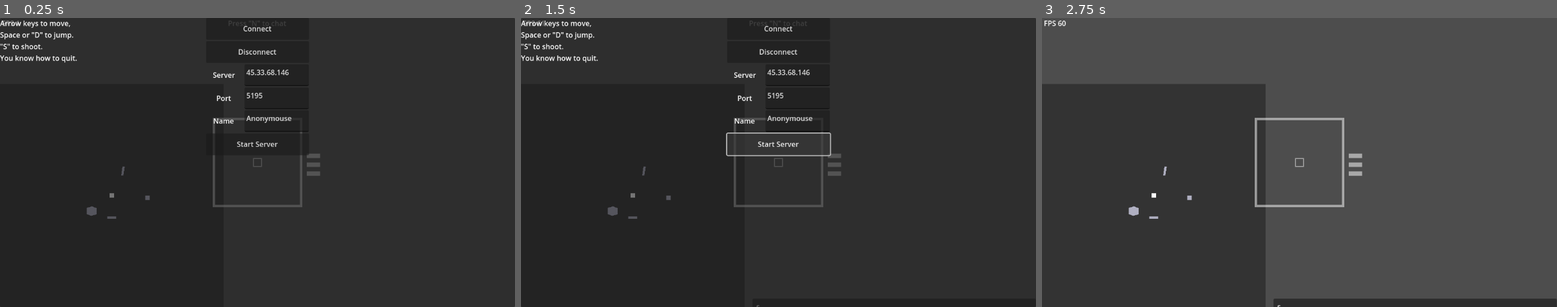
Above: before the commit, frames 1-3 (left to right).
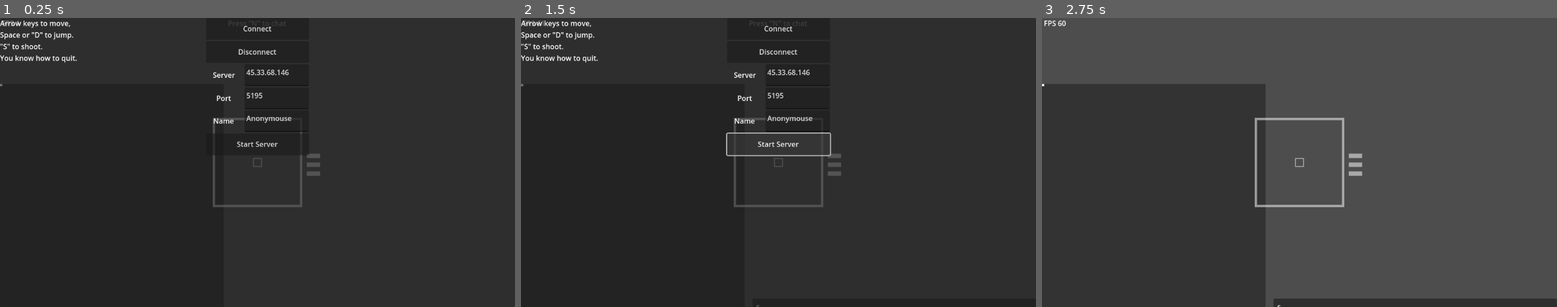
Above: after the commit, the same moments.

Repository: Gabooot/rebuild
Game: Godot game, scene res://game.tscn
Same seed, same stepped clock (60 frames per second), same inputs: the game is played once before the commit and once after it.
Inputs:
- Up to frame 1 (0.25 s): no input
- Up to frame 2 (1.5 s): tap N (toggle_all_chat) at 0.5 s; hold Right (turn_right) 0.53-1.25 s; hold Space (jump) 0.53-1.25 s; tap S (shoot) at 0.6 s; click "Start Server" at 1.25 s
- Up to frame 3 (2.75 s): click "Connect" at 2 s

The runs differ from the first frame. In frame 1, 0.1% of the frame differs, in the area x 0-30%, y 22-70%; in frame 2, 0.1%; in frame 3, 0.1%.
Error after the commit: Parse Error: Static function "space_flush_queries()" not found in base "GDScriptNativeClass". (res://base.gd:100)

Commit message:
experimental build with manual physics steps

Diff:
--- a/Flag.gd
+++ b/Flag.gd
@@ -10,7 +10,7 @@
 # TODO Watch this space, controllable physics speed is probably useful
 const PHYSICS_DELTA = 0.01666666
 
-var reload_time_msec = 3000
+var reload_time_tick : int = 120
 var acceleration : float = 100.0
 var tank : TankInterface
 
@@ -19,8 +19,9 @@
 	tank.flag = self
 
 func simulate() -> void:
+
 	if self.tank.is_shooting:
-		self.shoot(true)
+		self.shoot()
 	else:
 		pass
 
@@ -31,24 +32,11 @@
 
 	self.rotate_from_input()
 	self.move_from_input()
+	self._update_shot_timers()
+
 	self.tank.is_shooting = false
 	self.tank.is_jumping = false
 
-func run_input_from_client(input : OrderedInput, server_shots_only=false) -> void:
-	assert(input is PlayerInput, "Error: trying to run server output on server tank")
-
-	if input.shot_fired and (not server_shots_only):
-		#print("shooting on server")
-		var shot = self.shoot()
-		if shot:
-			#shot.add_child(StateManager.new(shot,["global_position", "velocity", "rotation"],input.order))
-			input.shot_fired = false
-			tank.shot_fired = true
-	else:
-		tank.shot_fired = false
-
-	self.rotate_from_input()
-	self.move_from_input()
 
 func rotate_from_input() -> void:
 	if tank.is_on_floor():
@@ -95,14 +83,22 @@
 
 # Shoot a bullet
 func shoot(force:bool=false,start_transform:Transform3D=tank.global_transform, start_velocity:Vector3=tank.velocity) -> Variant:
-	if ((Time.get_ticks_msec() - tank.shot_timers[0]) > reload_time_msec) or force:
+	if (tank.shot_timers[0] < 1) or force:
 		tank.shot_timers.pop_front()
-		tank.shot_timers.append(Time.get_ticks_msec())
+		tank.shot_timers.append(self.reload_time_tick)
 		var bullet = preload("res://bullet.tscn")
 		var shot = bullet.instantiate()
-		shot.position = start_transform.origin - (start_transform.basis.z * 1.1)
+		shot.position = start_transform.origin - (start_transform.basis.z * 1.2)
 		shot.velocity = Vector3(start_velocity.x, 0.0, start_velocity.z) + (-start_transform.basis.z * shot.SPEED)
 		tank.game_controller.add_child(shot)
 		return shot
 	else:
+		#print("Shot Timers: ", tank.shot_timers)
 		return null
+
+
+func _update_shot_timers() -> void:
+	#print("Tank shot timers: ", tank.shot_timers)
+	for i in range(len(tank.shot_timers)):
+		if tank.shot_timers[i] > 0:
+			tank.shot_timers[i] = tank.shot_timers[i] - 1
--- /dev/null
+++ b/FlagPole.gd
@@ -0,0 +1,14 @@
+extends Node3D
+class_name FlagPole
+
+var tank : TankInterface
+var flag : StringName
+@onready var detector : HackyArea3D = HackyArea3D.new(7)
+# Called when the node enters the scene tree for the first time.
+func _ready():
+	pass # Replace with function body.
+
+
+# Called every frame. 'delta' is the elapsed time since the previous frame.
+func _process(delta):
+	pass
--- /dev/null
+++ b/FlagPole.tscn
@@ -0,0 +1,13 @@
+[gd_scene load_steps=3 format=3 uid="uid://3apeqdxva1yq"]
+
+[ext_resource type="PackedScene" uid="uid://jmx5xgu0ba31" path="res://art/uploads_files_4615359_untitled.6+blend.glb" id="1_y6sg3"]
+[ext_resource type="Script" path="res://FlagPole.gd" id="2_ufsm5"]
+
+[node name="FlagPole" instance=ExtResource("1_y6sg3")]
+script = ExtResource("2_ufsm5")
+
+[node name="Plane" parent="." index="0"]
+transform = Transform3D(1.78247, 0, 0, 0, -0.00278819, -0.999996, 0, 0.999996, -0.00278819, 1.82, 2, 0)
+
+[node name="Cylinder" parent="." index="1"]
+transform = Transform3D(0.05, 0, 0, 0, 3, 0, 0, 0, 0.05, 0, 0, 0)
--- a/HackyArea3D.gd
+++ b/HackyArea3D.gd
@@ -11,9 +11,8 @@
 
 # Called when the node enters the scene tree for the first time.
 func _ready():
-	#game_manager.establish_state.connect(_on_establish_state)
+	game_manager.restore.connect(_on_restore)
 	self.target_position = Vector3(0,0,0)
-	print()
 
 
 func _on_establish_state() -> void:
@@ -24,5 +23,9 @@
 	#print("Overlapping bodies: ", self.overlapping_bodies)
 
 func get_overlapping_bodies() -> Array[Node3D]:
+	self.force_update_transform()
 	_on_establish_state()
 	return self.overlapping_bodies.duplicate()
+
+func _on_restore(_tick) -> void:
+	self.force_update_transform()
--- a/NetworkObjects.gd
+++ b/NetworkObjects.gd
@@ -9,13 +9,13 @@
 	match object_name:
 		"tank":
 			object = preload("res://tank.tscn").instantiate()
-			state_manager = StateManager.new(object, ["is_shooting", "is_jumping", "global_transform", "velocity", "angular_velocity", "speed_input", "steering_input", "engine_speed", "id"])
+			state_manager = StateManager.new(object, ["is_shooting", "is_jumping", "global_transform", "velocity", "angular_velocity", "speed_input", "steering_input", "engine_speed", "shot_timers", "id"])
 		"bullet":
 			object = preload("res://bullet.tscn").instantiate()
 			state_manager = StateManager.new(object, ["velocity", "global_transform"])
 		"player":
 			object = preload("res://player.tscn").instantiate()
-			state_manager = StateManager.new(object, ["is_shooting", "is_jumping", "global_transform", "velocity", "angular_velocity", "speed_input", "steering_input", "engine_speed"])
+			state_manager = StateManager.new(object, ["is_shooting", "is_jumping", "global_transform", "velocity", "angular_velocity", "speed_input", "steering_input", "engine_speed", "shot_timers"])
 
 	match networking_type:
 		"server":
--- a/PlayerClientInterface.gd
+++ b/PlayerClientInterface.gd
@@ -5,6 +5,7 @@
 var input_tracker : Node
 var unused_states : Dictionary = {}
 var input_stream : Dictionary = {}
+
 
 # Called when the node enters the scene tree for the first time.
 func _ready():
@@ -33,6 +34,7 @@
 		var next_state = unused_states.get(active_tick + 1)
 		if next_state:
 			state_manager.set_state(next_state)
+			victim.force_update_transform()
 		else:
 			pass
 
@@ -56,12 +58,13 @@
 		rotation_diff += (2 * PI)
 
 	var position_diff = (input_tracker.global_position - victim.global_position).length()
-	#print("Position diff: ", position_diff)
+
 	if (position_diff > 1.0) or (rotation_diff > 0.3):
-		print("Snapping to server")
 		input_tracker.global_transform = victim.global_transform
 		input_tracker.velocity = victim.velocity
-	elif (rotation_diff >  0.001):#input_tracker.MIN_ANGLE_TO_INTERPOLATE):
+		input_tracker.angular_velocity = victim.angular_velocity
+
+	if (rotation_diff >  0.001):#input_tracker.MIN_ANGLE_TO_INTERPOLATE):
 		self._correct_transform(0.004, rotation_diff)
 	elif (position_diff > 0.001):#self.MIN_DISTANCE_TO_INTERPOLATE):
 		self._correct_transform(0.004, position_diff)
--- a/StateManager.gd
+++ b/StateManager.gd
@@ -24,12 +24,14 @@
 
 
 func _restore(tick_num : int) -> void:
+
 	if tick_num <= start_tick:
-		#print("Restoring to: ", tick_num, " Starting tick: ", start_tick)
 		victim.queue_free()
 		return
 	elif tick_num in state_dictionary:
 		set_state(state_dictionary[tick_num])
+		if "global_transform" in managed_states:
+			victim.force_update_transform()
 	else:
 		pass
 		'''var i = start_tick
--- a/TankInterface.gd
+++ b/TankInterface.gd
@@ -24,3 +24,6 @@
 
 func simulate() -> void:
 	flag.simulate()
+	if self.name == "sever_tracker":
+		print("tank position: ", self.global_position, " active tick ", game_controller.active_tick, " current tick ", game_controller.current_tick)
+	self.force_update_transform()
--- a/base.gd
+++ b/base.gd
@@ -17,9 +17,10 @@
 var current_tick = 0
 var active_tick = 0
 var resimulation_request = null
+var is_in_simulation : bool = false
 var outputs : Array[Dictionary] = []
 var self_id : int = -1
-
+var space : RID
 @onready var Network : Node = get_node("Network")
 
 @export var RADAR_SCALE : int = 5
@@ -31,10 +32,14 @@
 
 	self.player_added.connect(_on_player_added)
 	self.player_disconnected.connect(_on_player_disconnected)
+	self.space = get_world_3d().get_space()
 
 # Called every frame. 'delta' is the elapsed time since the previous frame.
 func _physics_process(_delta):
-	game_logic.call()
+	if not self.is_in_simulation:
+		game_logic.call()
+	else:
+		return
 
 
 func _server_game_loop() -> void:
@@ -76,23 +81,33 @@
 	self.emit_signal("preserve")
 	self.emit_signal("simulate")
 	self.emit_signal("after_simulation")
-
+	#PhysicsServer3D.space_flush_queries(space)
+	#PhysicsServer3D.space_step(space,0.0166667)
 	self._send_updates()
 
 func _resimulate() -> void:
 	var simulation_index = self.resimulation_request
+
 	if simulation_index:
-		#print("resimulating from: ", simulation_index, " currently at: ", current_tick)
+		self.is_in_simulation = true
+		#ILOVEMAGICNUMBERSILOVEMAGICNUMEBRS
+		if (self.current_tick - simulation_index) > 19:
+			self.resimulation_request = null
+			return
 		self.emit_signal("restore", simulation_index)
 		self.active_tick = simulation_index
 		while simulation_index < self.current_tick:
+			PhysicsServer3D.space_flush_queries(space)
+			PhysicsServer3D.space_step(space, 0.0166667)
 			self.emit_signal("before_simulation")
 			self.emit_signal("preserve")
 			self.emit_signal("simulate")
 			self.emit_signal("after_simulation")
 			simulation_index += 1
 			self.active_tick = simulation_index
+
 	self.resimulation_request = null
+	self.is_in_simulation = false
 
 func _get_player_inputs() -> Dictionary:
 	var game_input = {}
@@ -130,8 +145,14 @@
 			network_array = NetworkObjects.create("tank", "server", id)
 		"client":
 			network_array = NetworkObjects.create("tank", "client", id)
+			var radar_icon = preload("res://radar_tank.tscn")
+			radar_icon = radar_icon.instantiate()
+			get_node("radar/rotater/mover").add_child(radar_icon)
+			radar_icon.player = network_array[0]
 		"player":
 			network_array = NetworkObjects.create("player", "player", id)
+			get_node("radar/radar_player").player = network_array[0]
+			get_node("HUD/scope/shot_counter").player_tank = network_array[0]
 			self.self_id = id
 
 	self.add_child(network_array[0])
@@ -142,7 +163,7 @@
 	return Vector3(10, 5, 10)
 
 func _on_player_disconnected(id : int) -> void:
-	self.network_objects[id].tank.queue_free()
+	self.network_objects[id].tank.victim.queue_free()
 	self.network_objects.erase(id)
 
 func disconnect_client() -> void:
@@ -160,6 +181,6 @@
 		if tick < self.resimulation_request:
 			self.resimulation_request = tick
 		else:
-			pass
+			return
 	else:
 		self.resimulation_request = tick
--- a/bullet.gd
+++ b/bullet.gd
@@ -4,10 +4,14 @@
 const SPEED = 9.0
 var radar_icon = null
 var can_collide_with_tanks = true
+var detector : HackyArea3D
+var start_immunity_countdown : int = 8
 @onready var game_controller = get_node("/root/game")
 
 func _ready():
 	game_controller.simulate.connect(simulate)
+	game_controller.after_simulation.connect(_after_simulation)
+	self._attach_detector()
 	var lifetime = Timer.new()
 	self.add_child(lifetime)
 	lifetime.timeout.connect(_exit)
@@ -23,11 +27,8 @@
 	var tele_gadget = TeleportDevice.new()
 	self.add_child(tele_gadget)
 	%shot.play()
+	self.force_update_transform()
 
-
-func _physics_process(delta):
-	#self.travel(delta)
-	pass
 
 func travel(delta, collide_with_tanks=true):
 	var collision = move_and_collide(velocity * delta)
@@ -41,11 +42,29 @@
 	self.queue_free()
 
 
-func _on_area_3d_body_entered(body):
-	if (body is Tank) and self.can_collide_with_tanks:
-		get_node("/root/game").emit_signal("tank_hit", "problem", body.name)
-		self._exit()
-
 func simulate() -> void:
 	#print("Simulating bullet: ", self.global_position)
 	self.travel(0.01666667)
+	self.force_update_transform()
+
+
+func _after_simulation() -> void:
+	if not self.can_collide_with_tanks:
+		return
+
+	for body in detector.get_overlapping_bodies():
+		if (body is TankInterface):
+			if multiplayer.is_server():
+				body.global_position += Vector3(randf_range(-10,10), 80, randf_range(-10,10))
+				self.position += Vector3(-9999,-9999,-9999)
+			else:
+				if (body.name == "input_tracker"):
+					continue
+				self.position += Vector3(-9999,-9999,-9999)
+
+
+func _attach_detector() -> void:
+	var shape = SphereShape3D.new()
+	shape.radius = 0.05
+	self.detector = HackyArea3D.new(2,shape)
+	self.add_child(self.detector)
--- a/bullet.tscn
+++ b/bullet.tscn
@@ -7,9 +7,6 @@
 
 [sub_resource type="SphereShape3D" id="SphereShape3D_mocbl"]
 radius = 0.2
-
-[sub_resource type="SphereShape3D" id="SphereShape3D_30q2e"]
-radius = 0.25
 
 [node name="bullet" type="CharacterBody3D"]
 collision_layer = 4
@@ -20,15 +17,8 @@
 transform = Transform3D(0.05, 0, 0, 0, 0.05, 0, 0, 0, 0.05, 0, 0, 0)
 shape = SubResource("SphereShape3D_mocbl")
 
-[node name="Area3D" type="Area3D" parent="."]
-collision_layer = 4
-collision_mask = 3
-monitorable = false
-
-[node name="CollisionShape3D" type="CollisionShape3D" parent="Area3D"]
-shape = SubResource("SphereShape3D_30q2e")
-
 [node name="bulletlight" type="OmniLight3D" parent="."]
+visible = false
 light_color = Color(0, 0.666667, 0.0313726, 1)
 light_volumetric_fog_energy = 0.0
 
@@ -42,5 +32,3 @@
 [node name="rico" type="AudioStreamPlayer3D" parent="."]
 unique_name_in_owner = true
 stream = ExtResource("3_5ntwa")
-
-[connection signal="body_entered" from="Area3D" to="." method="_on_area_3d_body_entered"]
--- a/project.godot
+++ b/project.godot
@@ -84,6 +84,7 @@
 [rendering]
 
 textures/canvas_textures/default_texture_filter=2
+renderer/rendering_method="mobile"
 gl_compatibility/item_buffer_size=8192
 shader_compiler/shader_cache/strip_debug=true
 reflections/sky_reflections/texture_array_reflections=false
--- a/radar_tank.gd
+++ b/radar_tank.gd
@@ -13,6 +13,6 @@
 func _process(_delta):
 	if player and is_instance_valid(player):
 		self.position = Vector2(player.global_position.x * RADAR_SCALE, player.global_position.z * RADAR_SCALE)
-		self.rotation = player.global_rotation.y
+		self.global_rotation = 0.0
 	else:
 		self.queue_free()
--- a/shot_counter.gd
+++ b/shot_counter.gd
@@ -2,7 +2,7 @@
 
 var chambers : Array = []
 var chamber_timers : Array = [-9999999,-99999,-99999]
-var reload_time_msec : int = 3000
+var reload_time_ticks : int = 120
 var player_tank : TankInterface
 
 func _ready():
@@ -10,7 +10,7 @@
 
 func _process(delta):
 	for i in range(len(chambers)):
-		chambers[i].scale.x = max((float((reload_time_msec - (Time.get_ticks_msec() - chamber_timers[i])))/float(reload_time_msec)),0.0)
+		chambers[i].scale.x = max((float(chamber_timers[i]) / float(reload_time_ticks)), 0.0)
 	if self.player_tank:
 		self._check_for_new_timers()
 
Binary file added: art/uploads_files_4615359_untitled.6+blend.glb
Not shown, added: art/uploads_files_4615359_untitled.6+blend.glb.import
Not shown: 1 places in bullet.tscn that only renumber resources
Not shown, added: art/uploads_files_4615359_untitled.6+blend.blend
